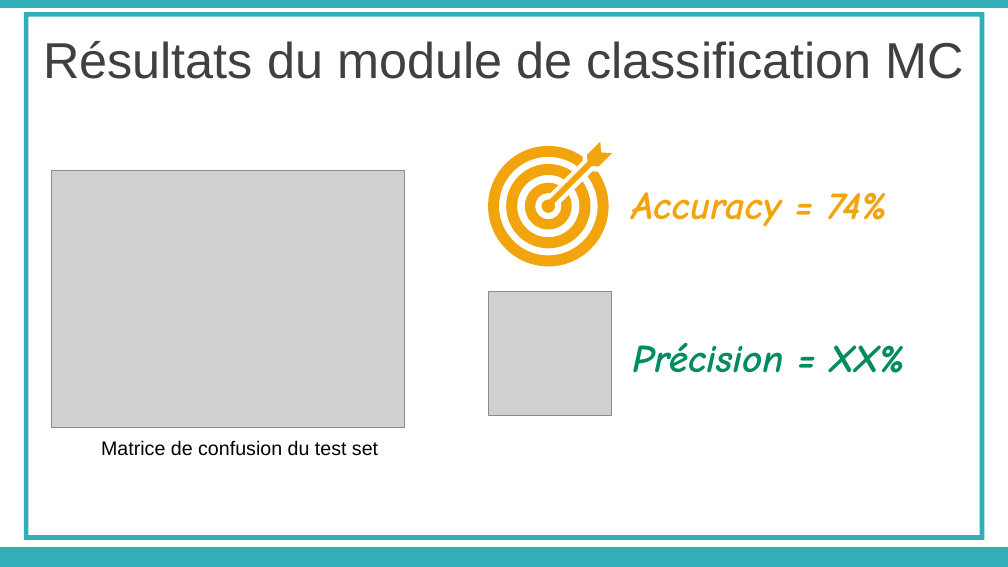
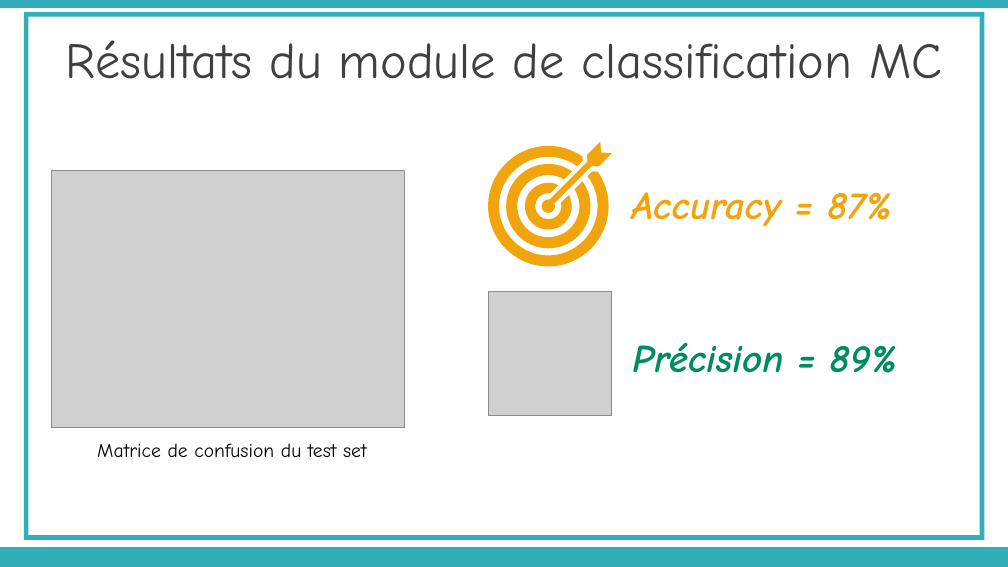
Before and after one commit to rbouadjenek/YouTaQA, a slide deck: slide 24 of Paper/présentation Soutenance Master AGABI & TIDAFI.pptx. Drawn at 1008x567 pixels with LibreOffice and Linux fonts; fonts in the diff are those of the drawing; grey boxes stand for pictures. Boxes give left, top, right and bottom in pixels: in the first picture for what was removed or moved away, otherwise in the second. Text is boxed around its words. In the diff, an @@ line names an element or a change of style, - is before the commit and + after.

```diff
--- a/Paper/présentation Soutenance Master AGABI & TIDAFI.pptx
+++ b/Paper/présentation Soutenance Master AGABI & TIDAFI.pptx
@@ text "Résultats du module de classification ..." at bbox=[66, 40, 942, 79]: font Arial to Comic Neue @@
@@ text at bbox=[632, 192, 892, 226]: text changed @@
-Accuracy = 74%
+Accuracy = 87%
@@ text at bbox=[632, 342, 898, 373]: text changed @@
-Précision = XX%
+Précision = 89%
@@ text "Matrice de confusion du test ..." at bbox=[97, 443, 367, 458]: font Arial to Comic Neue @@
```
Also in this commit, not shown: 29 other slides changed, 1 slide added, 1 slide removed, 1 other file.
